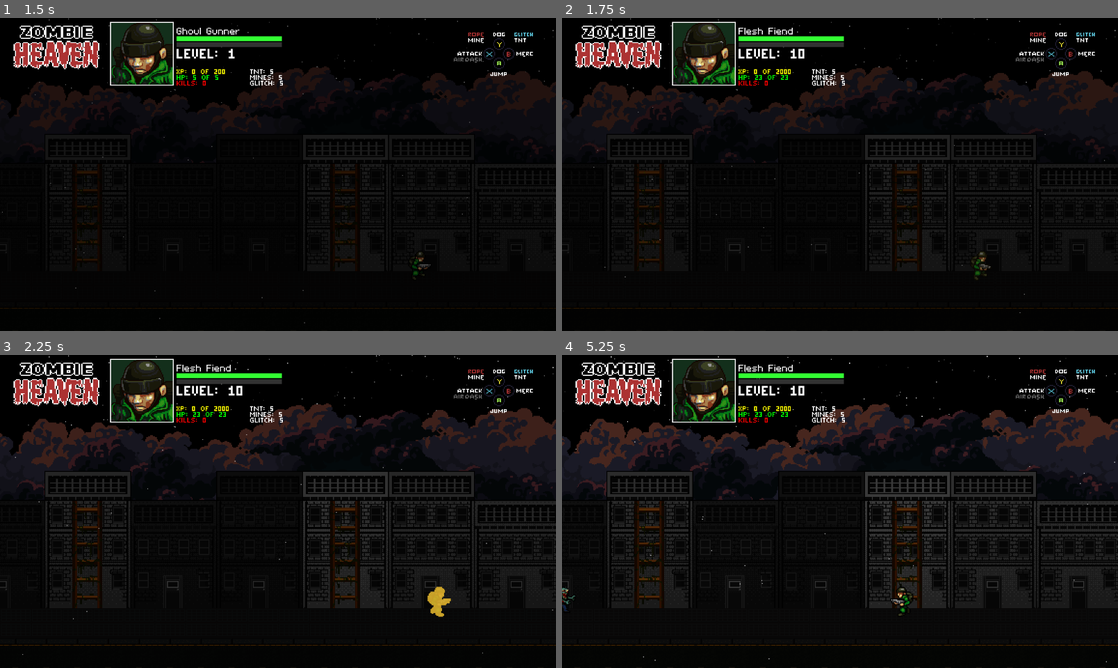
Above: before the commit, frames 1-4 (two rows, left to right).
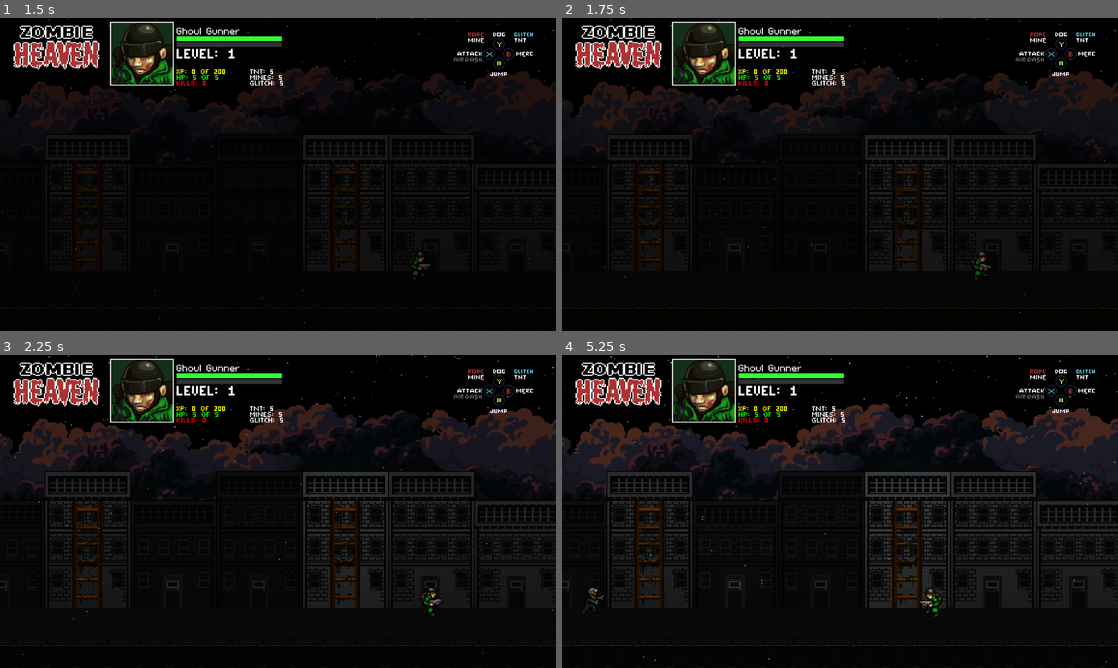
Above: after the commit, the same moments.

Repository: Tekknobot/ZombieSlug
Game: Godot game, scene res://Scenes/Titlescreen.tscn
The game is run twice, just before and just after one commit, with the same random seed, the same clock (stepped at 60 frames per second) and the same inputs.
Inputs:
- Up to frame 1 (1.5 s): tap Enter (ui_accept) at 0.5, 0.77 s; hold Right (ui_right) 0.53-1.28 s; hold Down (ui_down) from 1.28 s (still down)
- Up to frame 2 (1.75 s): keep holding Down (ui_down); tap Enter (ui_accept) at 1.52 s
- Up to frame 3 (2.25 s): release Down (ui_down) at 2.03 s; hold Right (ui_right) from 2.03 s (still down)
- Up to frame 4 (5.25 s): release Right (ui_right) at 2.78 s; hold Up (ui_up) 2.78-3.53 s; tap Enter (ui_accept) at 3.02, 3.77, 4.52 s; hold Left (ui_left) 3.53-5.03 s; hold Down (ui_down) from 5.03 s (still down)

Frame 1 is identical in both runs. In frame 2, 0.2% of the frame differs, in the area x 31-44%, y 3-20%; in frame 3, 0.5%; in frame 4, 0.7%, in the area x 0-69%, y 3-84%.

Commit message:
Super punch out.

Diff:
--- a/Scenes/Main.tscn
+++ b/Scenes/Main.tscn
@@ -23,7 +23,6 @@
 [ext_resource type="Shader" path="res://Shaders/level_up_pulse.gdshader" id="8_4q5fy"]
 [ext_resource type="Texture2D" uid="uid://d6tx3n2lbkp3" path="res://Scenes/Titlescreen/Logotype.png" id="9_djqjv"]
 [ext_resource type="PackedScene" path="res://Scenes/Effects/StarNight.tscn" id="10_eeh2b"]
-[ext_resource type="PackedScene" uid="uid://c1kasuwd185cp" path="res://Scenes/Sprites/DashAfterImage.tscn" id="10_htdt5"]
 [ext_resource type="Script" path="res://Scripts/healthbar.gd" id="10_j2nv3"]
 [ext_resource type="Script" path="res://Scenes/helicopter_spawner.gd" id="23_vhlg4"]
 [ext_resource type="Script" path="res://Scripts/music_random.gd" id="25_te7ld"]
@@ -7147,26 +7146,7 @@
 [node name="Soldier" parent="." instance=ExtResource("1_ac7of")]
 position = Vector2(98, 35)
 base_speed = 60.0
-speed_increase_per_lvl = 10.0
-max_speed = 100.0
 initial_firerate = 1.0
-gravity = 900.0
-max_health = 5
-initial_grenade_cooldown = 1
-grenade_cooldown = 1.0
-mine_offset = 16.0
-dash_time = 0.2
-dash_cooldown = 0.3
-dash_afterimage_sc = ExtResource("10_htdt5")
-shock_radius = 150.0
-shock_damage = 9999
-shock_knockback = 300.0
-shock_cooldown = 1.0
-initial_shocks = 5
-climb_speed = 80.0
-extra_spawn_offset = 16.0
-dog_base_damage = 3
-merc_base_damage = 5
 
 [node name="CloudsMover1" type="Node2D" parent="."]
 position = Vector2(0, -129)
--- a/Scripts/soldier.gd
+++ b/Scripts/soldier.gd
@@ -198,7 +198,7 @@
 	shock_effect.visible = false
 
 	await get_tree().create_timer(1).timeout
-	Playerstats.set_level(10)
+	Playerstats.set_level(1)
 
 func _physics_process(delta: float) -> void:
 	if is_dead:
Not shown: 1 places in Scenes/Main.tscn that only renumber resources
